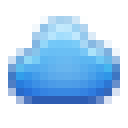
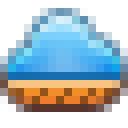
Revision of a layered 128 x 128 image; what changed, layer by layer:
added layer "Layer 1" (40%) above "Shape 2" over [left=16, top=88, right=112, bottom=104]
showed "Shape 2", opacity 30% → 40%, painted on it over [left=0, top=80, right=128, bottom=112]
showed "Shape 1", painted on it over [left=8, top=72, right=120, bottom=80]
painted on "back shape copy 4" over [left=8, top=16, right=120, bottom=104]
showed "back shape copy", moved it above "back shape", painted on it over [left=0, top=8, right=128, bottom=104]
hid "Layer 0", painted on it over [left=0, top=8, right=128, bottom=112]
